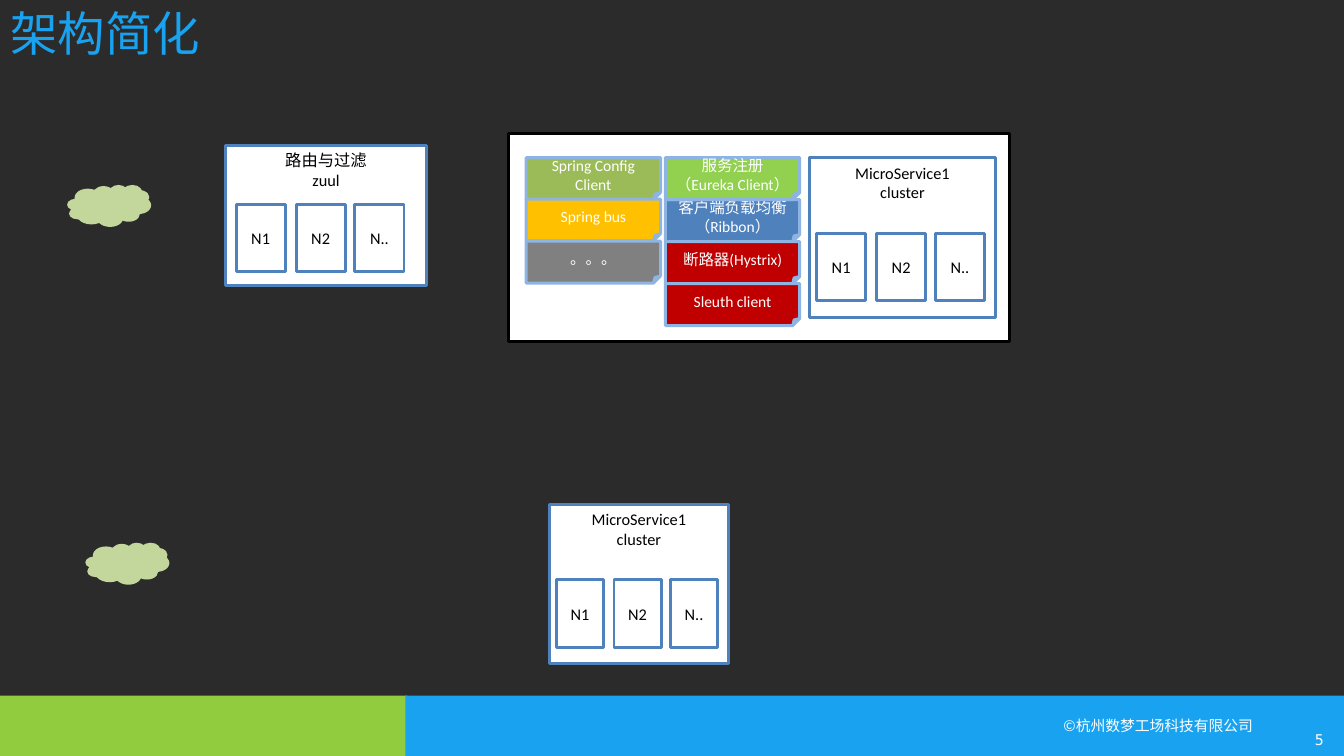
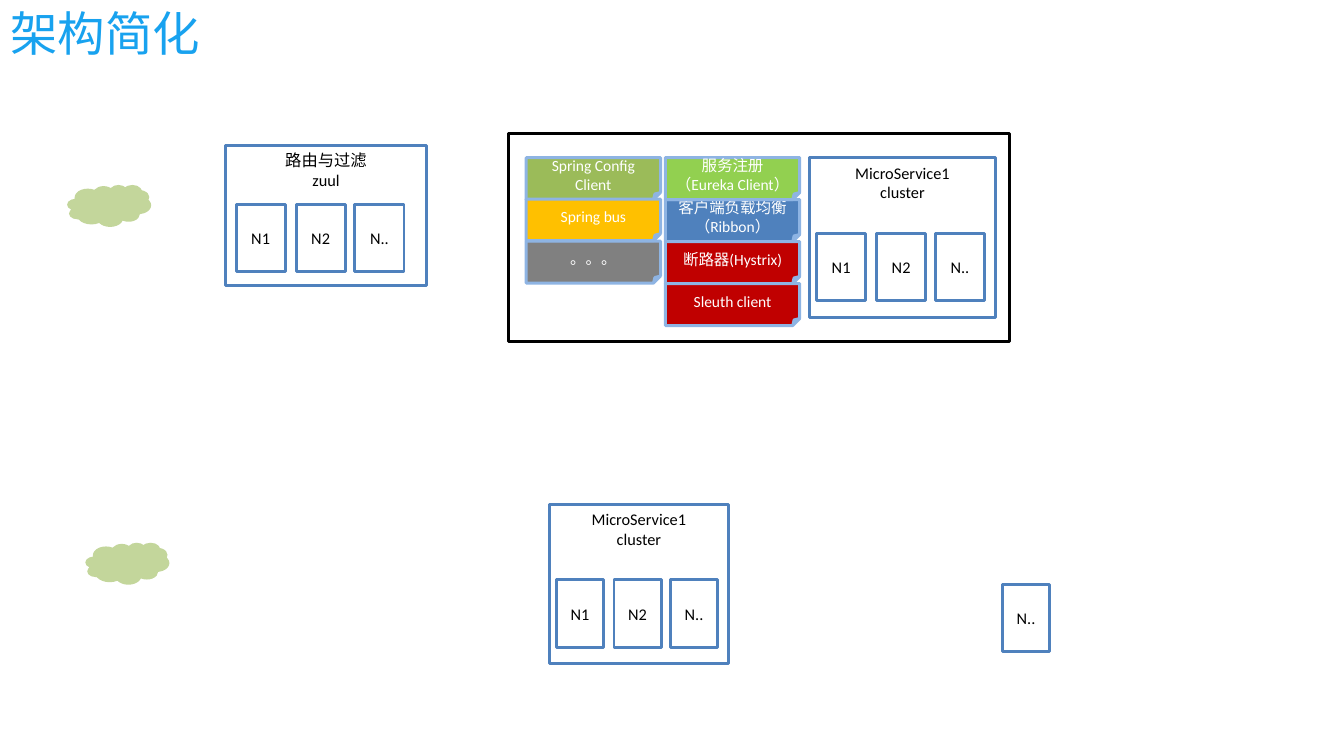
Before and after one commit to kuailewangzi1212/docs, a slide deck: slide 6 of spring cloud/spring cloud.pptx (slide 5 before the commit). Drawn at 1344x756 pixels with LibreOffice and Linux fonts; fonts in the diff are those of the drawing; background and template pictures are left out; a plain dark background stands for a picture behind light text. Boxes give left, top, right and bottom in pixels: in the first picture for what was removed or moved away, otherwise in the second. Text is boxed around its words. In the diff, an @@ line names an element or a change of style, - is before the commit and + after.

```diff
--- a/spring cloud/spring cloud.pptx
+++ b/spring cloud/spring cloud.pptx
@@ background picture (left out) to #FFFFFF @@
@@ rectangle added at bbox=[1003, 585, 1050, 652], fill #FFFFFF, outline #4F81BD 2 pt, 11 pt, text #000000 @@
+N..
@@ rectangle removed at bbox=[0, 695, 407, 756] @@
@@ rectangle removed at bbox=[405, 695, 1344, 756] @@
@@ text removed at bbox=[1063, 718, 1252, 732] @@
-©杭州数梦工场科技有限公司
@@ page number removed at bbox=[1315, 734, 1324, 746] @@
-5
```
Also in this commit, not shown: 23 other slides changed, 3 slides added, 1 slide removed, 5 other files.
